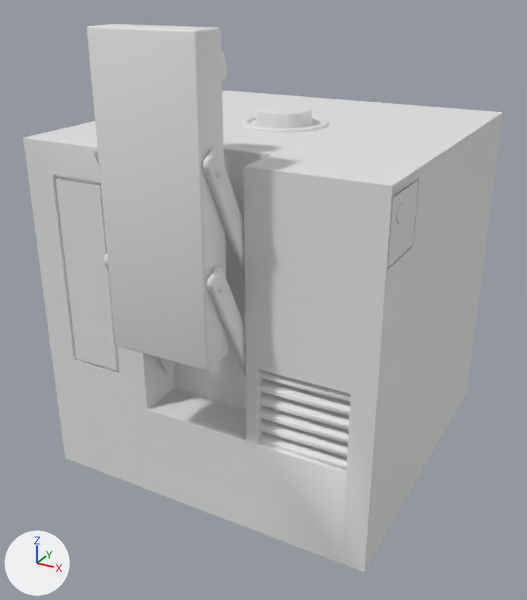
The Blender file src/Assets/game console.blend as it was, and as the next commit left it.
Both versions are drawn from a 50 mm camera at (1.92, -3.73, 1.75) aimed at (0.01, -0.26, 0.02). Lighting does not change. The marker at lower left points along +X, +Y and +Z.

The older version as bpy lines, for what is in view:
```python
ob_arms = bpy.data.objects.new('arms', me_cube_003)
ob_arms.location = (0.0, 0.0, 0.0)
ob_button = bpy.data.objects.new('button', me_cylinder)
ob_button.location = (0.0, 0.0, 1.028)
ob_grill = bpy.data.objects.new('grill', me_cube_004)
ob_grill.location = (0.0, 0.032, 0.15)
ob_main_box = bpy.data.objects.new('main box', me_cube_001)
ob_main_box.location = (0.0, 0.0, 0.0)
ob_small_box = bpy.data.objects.new('small box', me_cube_002)
ob_small_box.location = (0.0, 0.0, 0.0)
```
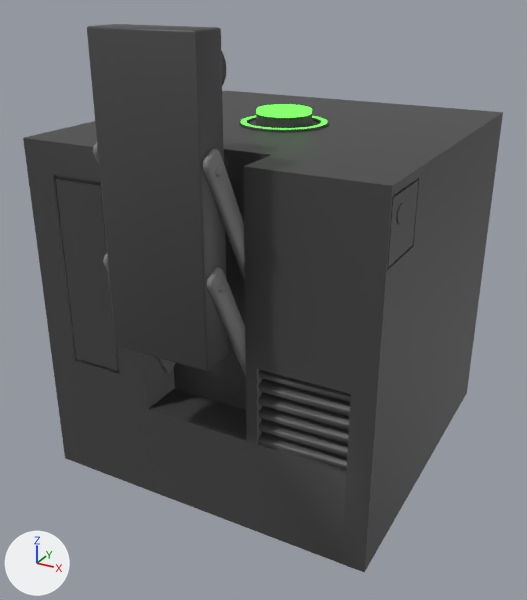
Pixel boxes (x1, y1, x2, y2) of what changed, in the pictures (527 x 600 px):
'main box', recoloured
    both: (23, 91, 503, 572)
'small box', recoloured
    both: (87, 24, 228, 371)
'grill', recoloured (white to grey)
    both: (258, 370, 351, 470)
'arms', recoloured
    both: (93, 142, 246, 377)
part 1 of me_cylinder, recoloured
    both: (239, 114, 329, 132)
part 2 of me_cylinder, recoloured (white to green)
    both: (241, 104, 327, 129)

The change in detail:
Material 'Body' (mat_body) is new.
Its base color is (0.0676, 0.0676, 0.0676) (dark grey #4a4a4a).
Its metallic is 0.191.
Material 'Gray Body' (mat_gray_body) is new.
Its base color is (0.213, 0.213, 0.213) (grey #7f7f7f).
Material 'Glowy' (mat_glowy) is new.
Its base color is (0.108, 1.0, 0.0699) (green #5cff4b).
Its strength is 2.3.
me_cube_001 has 258 vertices, 226 faces and spans x -1.0..1.0, y -1.0..1.0, z -1.0..1.0.
me_cube_001 now uses material mat_body (dark grey #4a4a4a).
me_cylinder has 192 vertices, 178 faces and spans x -0.259..0.259, y -0.259..0.259, z -0.086..0.059.
me_cylinder is used by ob_button; location (0.0, 0.0, 1.028).
me_cylinder part 1: 129 of the faces centred in x -0.249..0.249, y -0.249..0.249, z -0.086..-0.004 switch from no material to mat_body (dark grey #4a4a4a).
me_cylinder part 2: 49 of the faces centred in x -0.226..0.226, y -0.226..0.226, z -0.012..0.059 switch from no material to mat_glowy (green #5cff4b).
me_cube_002 has 8 vertices, 6 faces and spans x -0.27..0.27, y -1.269..-1.078, z 0.093..1.573.
me_cube_002 now uses material mat_body (dark grey #4a4a4a).
me_cube_003 has 44 vertices, 28 faces and spans x 0.272..0.319, y -1.265..-0.74, z -0.283..0.589.
me_cube_003 now uses material mat_gray_body (grey #7f7f7f).
me_cube_004 has 16 vertices, 14 faces and spans x 0.366..0.892, y -1.018..-0.923, z -0.21..-0.14.
me_cube_004 now uses material mat_body (dark grey #4a4a4a).
